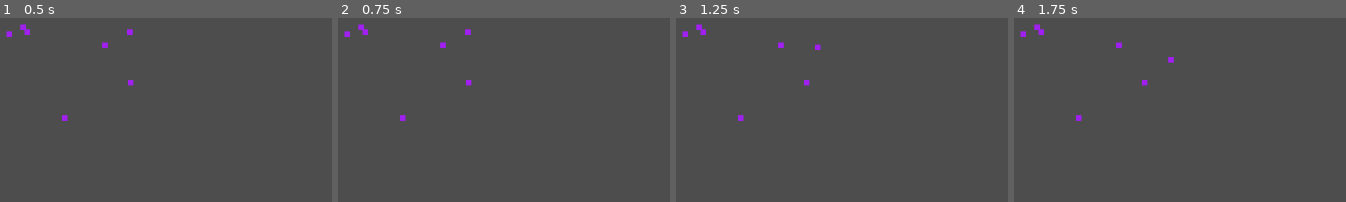
Above: before the commit, frames 1-4 (left to right).
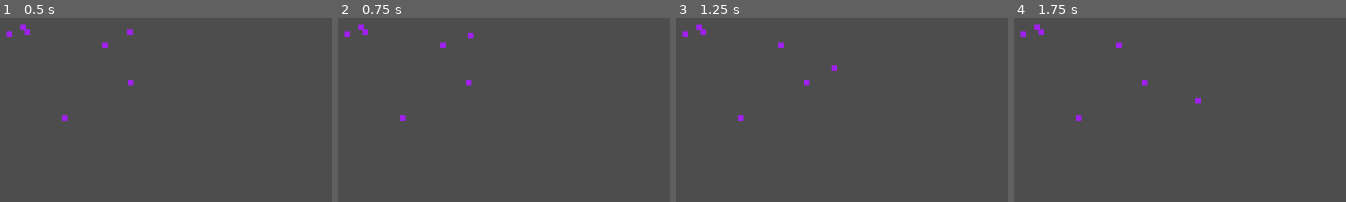
Above: after the commit, the same moments.

Repository: EcceMars/Distant-Sellsword
Game: Godot game, scene res://MAIN.tscn
The game is run twice, just before and just after one commit, with the same random seed, the same clock (stepped at 60 frames per second) and the same inputs.
Inputs (mouse positions are in pixels of both pictures, inside the frame that each line leads up to):
- Up to frame 1 (0.5 s): no input
- Up to frame 2 (0.75 s): tap Enter at 0.5 s; move the mouse to (outside the picture) at 0.52 s; tap Ctrl at 0.6 s; click (outside the picture) at 0.67 s
- Up to frame 3 (1.25 s): no input
- Up to frame 4 (1.75 s): tap Space at 1.25 s; move the mouse to (outside the picture) at 1.27 s; tap Ctrl at 1.35 s; click (outside the picture) at 1.42 s

Frame 1 is identical in both runs. In frame 2, 0.1% of the frame differs, in the area x 38-41%, y 5-12%; in frame 3, 0.1%, in the area x 41-49%, y 14-29%; in frame 4, 0.1%.

Commit message:
lovely_update

Diff:
--- /dev/null
+++ b/BehaviorComponent.gd
@@ -0,0 +1,8 @@
+class_name BehaviorComponent
+extends BaseComponent
+
+enum State { IDLE, WANDER, FLEE, REST, SEEK_FOOD }
+var current:State = State.IDLE
+var dying:float = 0.3
+var hungry:float = 0.3
+var tired:float = 0.2
--- /dev/null
+++ b/BehaviorSystem.gd
@@ -0,0 +1,14 @@
+class_name BehaviorSystem
+extends System
+
+func process(world:ECS_MANAGER)->void:
+	for entity:Entity in world.get_all_with_component(BehaviorComponent):
+		var behavior:BehaviorComponent = entity.get_component(BehaviorComponent)
+		var health:HealthComponent = entity.get_component(HealthComponent)
+
+		if health.blood.ratio() < behavior.dying:
+			behavior.current = BehaviorComponent.State.FLEE
+		elif health.energy.ratio() < behavior.tired:
+			behavior.current = BehaviorComponent.State.REST
+		elif health.hunger.ratio() < behavior.hungry:
+			behavior.current = BehaviorComponent.State.SEEK_FOOD
--- a/ECS_MANAGER.gd
+++ b/ECS_MANAGER.gd
@@ -6,7 +6,7 @@
 var HEIGHT:int = 0
 var POPULATION:int = 0
 
-## Empty entities
+## All entities
 var entities:Array[Entity] = []
 ## All components and entity's uids for entities that have them: component_type -> Array[UID]
 var components:Dictionary[String, Array] = {}
@@ -19,7 +19,6 @@
 		system.process(self)
 func get_all_with_component(component:Script)->Array:
 	return components.get(component.get_global_name())
-
 func _init(_population:int = 3, width:int = 50, height:int = 50)->void:
 	POPULATION = _population
 	WIDTH = width
@@ -32,7 +31,6 @@
 
 	for component in BaseComponent.REGISTRY:
 		components[BaseComponent.REGISTRY[component]] = []
-
 func spawn_entity(_components:Array[BaseComponent])->bool:
 	# Find empty entity
 	var entity:Entity = null
@@ -47,8 +45,22 @@
 			return false
 
 	for component:BaseComponent in _components:
-		entity.add_component(component)
-		components[component.in_registry()].append(entity)
+		extend_ent_component(entity, component)
 	return true
+func despawn_entity(entity:Entity)->void:
+	for component_name in entity.components:
+		var comp_array = components[component_name]
+		var ent_comp = entity.components[component_name]
+		ent_comp.clear()
+		comp_array.erase(entity)
+	entity.components.clear()
+	entity.uid = -1
 func start_system(system:System)->void:
 	systems.append(system)
+func extend_ent_component(entity:Entity, component:BaseComponent, override:bool = false)->void:
+	entity.add_component(component, override)
+	var c_name:String = component.in_registry()
+	if not components.get(c_name):
+		components[c_name] = [entity]
+	else:
+		components[c_name].append(entity)
--- /dev/null
+++ b/HealthComponent.gd
@@ -0,0 +1,48 @@
+class_name HealthComponent
+extends BaseComponent
+
+var blood:Vital
+var energy:Vital
+var hunger:Vital
+var thirst:Vital
+
+var is_alive:bool = true
+var is_conscious:bool = true
+
+func _init(
+	blood_max:float = 100.0, b_reg:float = 0.1,
+	energy_max:float = 100.0, e_reg:float = 0.5,
+	hunger_max:float = 100.0, h_reg:float = -0.2,
+	thirst_max:float = 100.0, t_reg:float = -0.3)->void:
+
+	blood = Vital.new(blood_max, blood_max, b_reg)		# Slow regen
+	energy = Vital.new(energy_max, energy_max, e_reg)	# Faster regen when resting
+	hunger = Vital.new(hunger_max, hunger_max, h_reg)	# Decays over time
+	thirst = Vital.new(thirst_max, thirst_max, t_reg)	# Decays faster than hunger
+## Vital stats container
+class Vital:
+	var value:float
+	var maximum:float
+	var regen_factor:float
+
+	func _init(_max:float, _current:float = 0.0, _regen:float = 0.0)->void:
+		maximum = _max
+		if maximum <= 0: maximum = 1.0
+		value = _current
+		regen_factor = _regen
+
+	func is_depleted()->bool:
+		return value <= 0
+	func is_full()->bool:
+		return value >= maximum
+	func recover(amount:float)->void:
+		value = clampf(value + abs(amount), value, maximum)
+	func hurt(amount:float)->void:
+		value = clampf(value - abs(amount), 0.0, value)
+	func modify(amount:float)->void:
+		value = clampf(value + amount, 0.0, maximum)
+	func heal()->void:
+		if not is_full():
+			value += value * regen_factor
+	func ratio()->float:
+		return value / maximum
--- /dev/null
+++ b/HealthSystem.gd
@@ -0,0 +1,51 @@
+class_name HealthSystem
+extends System
+
+func process(world:ECS_MANAGER)->void:
+	for entity:Entity in world.get_all_with_component(HealthComponent):
+		var health:HealthComponent = entity.get_component(HealthComponent)
+		if not health.is_alive:
+			continue
+		check_vitals(entity, world)
+		apply_passive_fx(health)
+func apply_passive_fx(health:HealthComponent)->void:
+	health.energy.modify(health.energy.regen_factor)
+
+	health.hunger.modify(health.hunger.regen_factor)
+	health.thirst.modify(health.thirst.regen_factor)
+
+	if health.hunger.ratio() > 0.3 and health.thirst.ratio() > 0.3:
+		health.blood.modify(health.blood.regen_factor)
+	else:
+		health.blood.hurt(0.05)
+func check_vitals(entity:Entity, world:ECS_MANAGER)->void:
+	var health:HealthComponent = entity.get_component(HealthComponent)
+	if not health: return
+	if health.blood.is_depleted():
+		health.is_alive = false
+		health.is_conscious = false
+		die(entity, world)
+		return
+	if health.energy.is_depleted() and health.is_conscious:
+		health.is_conscious = false
+		if randf() < 0.3:
+			faint(entity)
+		else:
+			die(entity, world)
+			return
+	if not health.energy.is_depleted() and not health.is_conscious:
+		if health.energy.ratio() > 0.2:
+			health.is_conscious = true
+			wake_up(entity)
+func die(entity:Entity, world:ECS_MANAGER)->void:
+	print("%d has died!" % entity.uid)
+	world.despawn_entity(entity)
+func faint(entity:Entity)->void:
+	print("%d has fainted!" % entity.uid)
+	var movement:MovementComponent = entity.get_component(MovementComponent)
+	if movement and movement.movable:
+		movement.movable.target.clear()
+		movement.movable.target.append(movement.position)
+		movement.movable.has_target = false
+func wake_up(entity:Entity)->void:
+	print("%d has regained consciouness!" % entity.uid)
--- a/MAIN.gd
+++ b/MAIN.gd
@@ -4,6 +4,7 @@
 const HEIGHT:int = 200
 
 var WORLD:ECS_MANAGER
+var START:bool = false
 
 func _ready()->void:
 	WORLD = ECS_MANAGER.new(7, WIDTH, HEIGHT)
@@ -17,15 +18,23 @@
 		)
 	var hero:Entity = WORLD.entities.pick_random()
 	var h_pos:Vector2 = hero.get_component(MovementComponent).position
-	hero.add_component(MovementComponent.new(h_pos, true, 1), true)
-	hero.add_component(ControllerComponent.new(self, hero))
+	WORLD.extend_ent_component(hero, MovementComponent.new(h_pos, true, 1), true)
+	WORLD.extend_ent_component(hero, ControllerComponent.new(self, hero))
+	WORLD.extend_ent_component(hero, HealthComponent.new(), true)
 	hero.get_component(VisualComponent).is_static = false
+	var health:HealthComponent = hero.get_component(HealthComponent)
+	health.energy.regen_factor = 0.5
 	WORLD.start_system(MovementSystem.new())
 	var visual_system:VisualSystem = VisualSystem.new()
 	visual_system.instance(WORLD)
 	WORLD.start_system(visual_system)
 	var controller:ControllerSystem = ControllerSystem.new(WORLD, hero.get_component(ControllerComponent))
 	WORLD.start_system(controller)
+	var health_sys:HealthSystem = HealthSystem.new()
+	WORLD.start_system(health_sys)
+
+	START = true
 func _process(_delta:float)->void:
+	if not START: return
 	for system:System in WORLD.systems:
 		system.process(WORLD)
--- a/components/BaseComponent.gd
+++ b/components/BaseComponent.gd
@@ -2,10 +2,13 @@
 extends Resource
 
 static var REGISTRY:Dictionary[Script, String] = {
+	BehaviorComponent: "BehaviorComponent",
 	ControllerComponent: "ControllerComponent",
+	HealthComponent: "HealthComponent",
 	MovementComponent: "MovementComponent",
 	VisualComponent: "VisualComponent"
 }
 
 func in_registry()->String:
 	return REGISTRY.get(get_script())
+func clear()->void: pass
--- a/components/MovementComponent.gd
+++ b/components/MovementComponent.gd
@@ -8,24 +8,18 @@
 	position = _position
 	if moves:
 		movable = Movable.new(position, _speed, _facing)
+func _to_string()->String:
+	return get_script().get_global_name() + " is " + "movable" if movable else "static"
 ## Subclass to extend the MovementComponent from a static to a movable entity
 class Movable:
 	## Movement queue
-	var target:Array[Vector2]:
-		set(value):
-			if not target:
-				target = value
-			if value.back() == target.back():
-				return
-			has_target = not target.is_empty() # Will be true as long as it is not the first insertion (initialization) or the target is not equal as the last position
-			target.append(value.front())
-			print(target)
+	var target:Array[Vector2] = []
 	var direction:Vector2 = Vector2.RIGHT
 	var speed:float = 0.0
 	var has_target:bool = false
 
 	func _init(ini_position:Vector2, _speed:float, _facing:Vector2 = Vector2.RIGHT)->void:
-		target = [ini_position]
+		target.append(ini_position)
 		speed = _speed
 		direction = _facing.normalized()
 		has_target = false
--- a/components/VisualComponent.gd
+++ b/components/VisualComponent.gd
@@ -18,3 +18,11 @@
 	visual.color = Color.PURPLE
 	visual.size = Vector2.ONE * 8
 	visual.position = visual.size * -0.5
+func clear()->void:
+	var ori_color:Color = visual.color
+	visual.create_tween() \
+		.tween_property(visual, "color", Color.WHITE, 0.1)
+	visual.color = ori_color
+	visual.create_tween() \
+		.tween_property(visual, "self_modulate", Color.BLACK, 3.0) \
+		.finished.connect(func(): visual.queue_free())
--- a/systems/ControllerSystem.gd
+++ b/systems/ControllerSystem.gd
@@ -3,9 +3,9 @@
 
 var controller:ControllerComponent = null
 func handler(event:InputEvent)->void:
-	if event is InputEventKey and event.is_released():
+	if event is InputEventKey:
 		controller.a_button = event.keycode
-	if event is InputEventMouseButton and event.is_released():
+	if event is InputEventMouseButton:
 		controller.m_button = event.button_index
 func _init(WORLD:ECS_MANAGER, _controller:ControllerComponent)->void:
 	controller = _controller
@@ -13,12 +13,12 @@
 	var msid:int = WORLD.systems.find_custom(func(a): return a is MovementSystem)
 	controller.sys = WORLD.systems[msid]
 func process(_WORLD:ECS_MANAGER)->void:
-	if controller.a_button:
-		#TODO: Some actions will be implemented here
-		print(controller.a_button)
-	if controller.m_button:
+	if controller.a_button == KEY_CTRL and controller.m_button:
+		controller.sys.queue_move(controller.entity, controller.monitor.get_viewport().get_mouse_position())
+	elif controller.m_button:
 		controller.sys.force_move(controller.entity, controller.monitor.get_viewport().get_mouse_position())
-	clear()
+	if not Input.is_anything_pressed():
+		clear()
 func clear()->void:
 	controller.a_button = 0
 	controller.m_button = 0
--- a/systems/MovementSystem.gd
+++ b/systems/MovementSystem.gd
@@ -1,31 +1,49 @@
 class_name MovementSystem
 extends System
 
-## Forces the target queue to update (for player control movement, for example)
+## Clears the movement queue and force update the target
 func force_move(entity:Entity, target:Vector2)->void:
 	var movement:MovementComponent = entity.get_component(MovementComponent)
 	if movement and movement.movable:
 		movement.movable.target.clear()
-		movement.movable.target = [movement.position]
-		movement.movable.target = [target]
+		movement.movable.target.append(target)
+		movement.movable.has_target = movement.movable.target.front() != movement.position
 ## Queue a position node to the target queue
 func queue_move(entity:Entity, target:Vector2)->void:
 	var movement:MovementComponent = entity.get_component(MovementComponent)
 	if movement and movement.movable:
 		movement.movable.target.append(target)
+		check_move(movement)
 ## Moves the entity towards its target
-func move_towards(component:MovementComponent)->void:
-	component.position = component.position.move_toward(component.movable.target.front(), component.movable.speed)
-	check_queue(component)
-func check_queue(component:MovementComponent)->void:
+func move_towards(component:MovementComponent)->float:
+	var will_move:Vector2 = component.position.move_toward(component.movable.target.front(), component.movable.speed)
+	var dist:float = component.position.distance_to(will_move)
+	component.position = will_move
+	check_move(component)
+	return dist
+func check_move(component:MovementComponent, stop:bool = false)->void:
+	if stop:
+		component.movable.target = [component.position]
+		return
 	var move_queue:Array = component.movable.target
-	if component.movable.target.front() == component.position:
+	if move_queue.front() == component.position:
 		move_queue.pop_front()
 		if move_queue.is_empty():
 			move_queue.append(component.position)
+			component.movable.has_target = false
+	if not move_queue.is_empty():
+		component.movable.has_target = true
 func process(world:ECS_MANAGER)->void:
 	for entity:Entity in world.get_all_with_component(MovementComponent):
 		var movement:MovementComponent = entity.get_component(MovementComponent)
-		if not movement.movable: continue
+		if not movement or not movement.movable: continue
 		if not movement.movable.has_target: continue
-		move_towards(movement)
+		var dist:float = 0.0
+		var health:HealthComponent = entity.get_component(HealthComponent)
+		if health:
+			if health.energy.is_depleted(): continue
+			dist = move_towards(movement)
+			health.energy.hurt(dist)
+			check_move(movement, health.energy.is_depleted())
+		else:
+			move_towards(movement)
--- a/systems/System.gd
+++ b/systems/System.gd
@@ -2,3 +2,5 @@
 extends RefCounted
 
 func process(_world:ECS_MANAGER)->void: pass
+func _to_string()->String:
+	return get_script().get_global_name()
Not shown, added: BehaviorComponent.gd.uid
Not shown, added: BehaviorSystem.gd.uid
Not shown, added: HealthComponent.gd.uid
Not shown, added: HealthSystem.gd.uid
